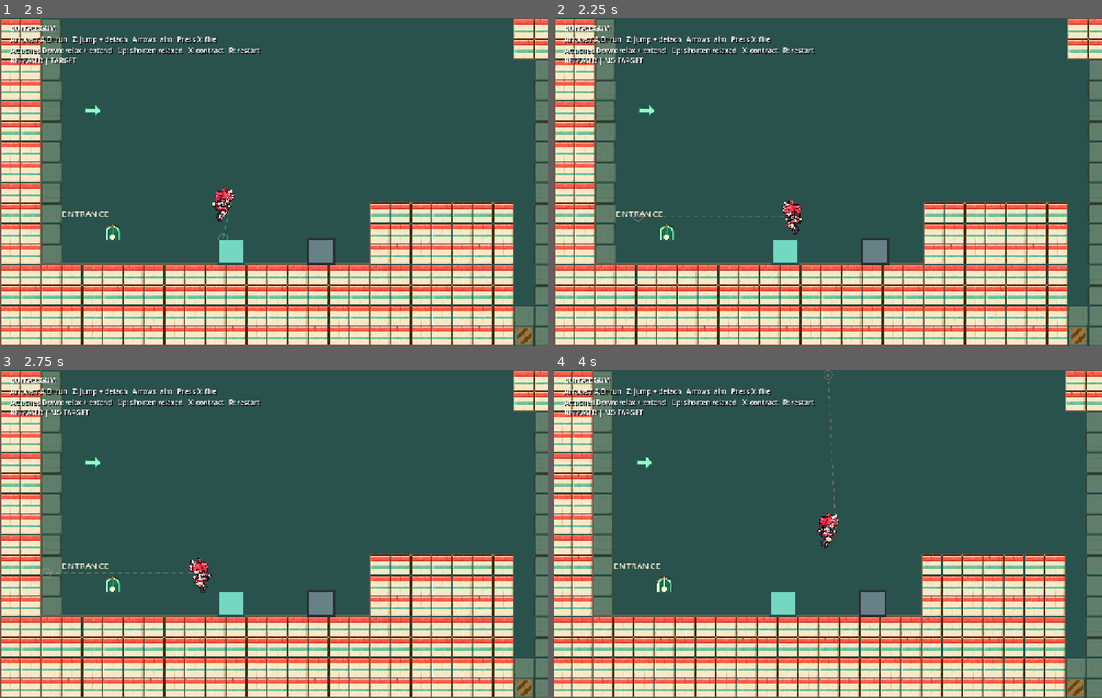
Above: before the commit, frames 1-4 (two rows, left to right).
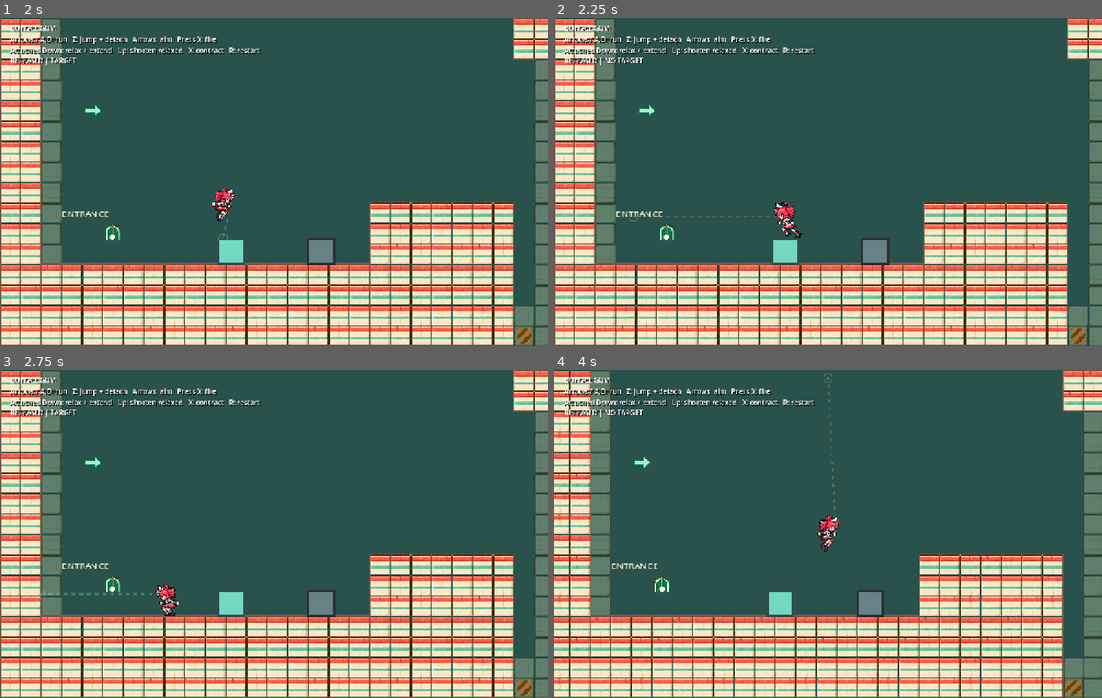
Above: after the commit, the same moments.

Repository: syun77/gd_bungee_gum
Game: Godot game, scene res://scenes/game.tscn
Two runs of this game, one before a commit and one after it. Both use one fixed random seed, a clock stepped at 60 frames per second and the inputs below.
Inputs (mouse positions are in pixels of both pictures, inside the frame that each line leads up to):
- Up to frame 1 (2 s): tap X (gum_action) at 0.5, 1.25 s; move the mouse to (394, 165) at 0.52 s; hold Z (jump) 0.53-1.28 s; hold D (move_right) from 0.53 s (still down); click (394, 165) at 0.67 s; move the mouse to (164, 198) at 1.27 s; tap Down (aim_down) at 1.35 s; tap Z (jump) at 1.52, 1.55, 1.82 s
- Up to frame 2 (2.25 s): tap X (gum_action) at 2 s; move the mouse to (882, 109) at 2.02 s; release D (move_right) at 2.03 s; hold A (move_left) from 2.03 s (still down); hold Z (jump) from 2.03 s (still down); tap Left (aim_left) at 2.1 s
- Up to frame 3 (2.75 s): keep holding A (move_left); keep holding Z (jump)
- Up to frame 4 (4 s): tap X (gum_action) at 2.75, 3.5 s; move the mouse to (800, 599) at 2.77 s; release A (move_left) at 2.78 s; release Z (jump) at 2.78 s; hold D (move_right) from 2.78 s (still down); tap Right (aim_right) at 2.85 s; click (800, 599) at 2.92 s; tap Z (jump) at 3.02, 3.05, 3.32, 3.77, 3.8 s; move the mouse to (992, 583) at 3.52 s; hold Up (aim_up) from 3.53 s (still down)

Frame 1 is identical in both runs. In frame 2, 0.4% of the frame differs, in the area x 13-46%, y 55-68%; in frame 3, 0.8%; in frame 4, 11%, in the area x 0-100%, y 0-100%.

Commit message:
ブロック不具合を修正

Diff:
--- a/gd-bungee-gum/scripts/game_settings.gd
+++ b/gd-bungee-gum/scripts/game_settings.gd
@@ -16,11 +16,11 @@
 @export_range(0.01, 1000.0) var player_mass := 1.0
 
 @export_group("Player Contact")
-## Contact skin around the unchanged player capsule (px).
+## Repulsion skin around the unchanged player capsule; floor support uses real collisions (px).
 @export_range(0.0, 2.0) var contact_clearance := 0.75
-## Fraction of closing speed returned on impacts faster than 30 px/s.
+## Fraction of closing speed returned on non-support impacts faster than 30 px/s.
 @export_range(0.0, 1.0) var contact_restitution := 0.1
-## Fraction of rigid penetration corrected per physics tick.
+## Fraction of non-support rigid penetration corrected per physics tick.
 @export_range(0.0, 1.0) var contact_penetration_response := 0.8
 ## Maximum penetration-driven separation speed (px/s).
 @export_range(0.0, 1000.0) var contact_separation_speed := 120.0
--- a/gd-bungee-gum/scripts/player.gd
+++ b/gd-bungee-gum/scripts/player.gd
@@ -19,7 +19,6 @@
 var gum: Node2D
 var contact_diagnostic_next_tick := 0
 var compression_diagnostic_next_tick := 0
-var rigid_contact_normals: Array[Vector2] = []
 var rigid_contact_probe := CapsuleShape2D.new()
 var pinning_diagnostic_active := false
 var pinning_diagnostic_next_tick := 0
@@ -117,7 +116,7 @@
 		coyote_gravity_velocity = Vector2.ZERO
 	# 外部速度は空中で保持し、接地後に床面方向の摩擦で減速する。
 	velocity = control_velocity + external_velocity
-	_repel_rigid_contacts(delta, velocity)
+	var pending_impulses := _solve_rigid_contacts(delta, velocity)
 	velocity = control_velocity + external_velocity
 	var incoming_velocity := velocity
 	var before_position := global_position
@@ -125,17 +124,17 @@
 	var before_external := external_velocity
 	move_and_slide()
 	var slide_velocity := velocity
-	var collision_normals: Array[Vector2] = rigid_contact_normals.duplicate()
-	for index in get_slide_collision_count():
-		collision_normals.append(get_slide_collision(index).get_normal())
+	var collision_contacts: Array[Dictionary] = pending_impulses.duplicate()
+	collision_contacts.append_array(_slide_contacts())
 	if _recover_rigid_compression(delta, incoming_velocity):
-		for index in get_slide_collision_count():
-			collision_normals.append(get_slide_collision(index).get_normal())
+		collision_contacts.append_array(_slide_contacts())
 		if is_on_floor():
-			collision_normals.append(get_floor_normal())
+			collision_contacts.append({"normal": get_floor_normal()})
 	# 衝突面へ向かう成分を両速度から除去する。床の法線に微小な横成分がある場合、
 	# slide() により外部横速度にも微小値が生じる（実測で約0.02 px/s）。
-	for normal in collision_normals:
+	for contact in collision_contacts:
+		var normal: Vector2 = contact.normal
+		var external_before_contact := external_velocity
 		# Gravity already resolved by terrain must not remain available as compensation.
 		if coyote_gravity_velocity.dot(normal) < 0.0:
 			coyote_gravity_velocity = coyote_gravity_velocity.slide(normal)
@@ -147,7 +146,14 @@
 				removed_control_y = projected_control.y
 			# Input intent stays horizontal; collision momentum belongs to external_velocity.
 			control_velocity.x = projected_control.x
+		var body = contact.get("body")
+		if body is RigidBody2D and not body.freeze and _is_support_normal(normal):
+			var impulse := (external_before_contact - external_velocity) * settings.player_mass
+			if not impulse.is_zero_approx():
+				pending_impulses.append({"body": body, "point": contact.point, "normal": normal,
+					"impulse": impulse, "kind": "support"})
 	_apply_ground_friction(delta)
+	_apply_rigid_impulses(pending_impulses)
 	velocity = control_velocity + external_velocity
 	if not grounded and is_on_floor():
 		landing_time = 0.12
@@ -207,7 +213,7 @@
 		sprite.pause()
 		sprite.frame = 6
 	else:
-		sprite.play("run" if absf(velocity.x) > 12.0 else "idle")
+		sprite.play("run" if direction != 0.0 or absf(velocity.x) > 12.0 else "idle")
 
 func _log_landing_state(was_grounded: bool, incoming_velocity: Vector2, removed_control_y: float) -> void:
 	if not settings.landing_diagnostics:
@@ -299,6 +305,7 @@
 		"slide_velocity": slide_velocity, "control_after": control_velocity, "external_after": external_velocity,
 		"floor": is_on_floor(), "wall": is_on_wall(), "ceiling": is_on_ceiling(),
 		"kick_available": kick_available, "coyote": coyote_remaining,
+		"platform_velocity": get_platform_velocity(), "platform_floor_layers": platform_floor_layers,
 		"safe_margin": safe_margin, "max_slides": max_slides, "contacts": contacts, "gum": gum_snapshot}
 	snapshot.merge(input_state)
 	var event := ""
@@ -393,49 +400,72 @@
 			contacts.append({"body": body, "depth": deepest, "normal": normal, "point": point})
 	return contacts
 
-func _repel_rigid_contacts(delta: float, incoming: Vector2) -> void:
-	rigid_contact_normals.clear()
-	var contacts := _rigid_contacts(_nearby_movable_rigids())
+func _is_support_normal(normal: Vector2) -> bool:
+	return normal.dot(up_direction) >= cos(floor_max_angle)
+
+func _slide_contacts() -> Array[Dictionary]:
+	var contacts: Array[Dictionary] = []
+	for index in get_slide_collision_count():
+		var collision := get_slide_collision(index)
+		contacts.append({"normal": collision.get_normal(), "body": collision.get_collider(),
+			"point": collision.get_position()})
+	return contacts
+
+func _solve_rigid_contacts(delta: float, incoming: Vector2) -> Array[Dictionary]:
+	var contacts: Array[Dictionary] = []
+	for contact in _rigid_contacts(_nearby_movable_rigids()):
+		# Supporting surfaces are resolved by move_and_slide, without a separation target.
+		if not _is_support_normal(contact.normal):
+			contacts.append(contact)
 	var original_external := external_velocity
 	for contact in contacts:
 		var body: RigidBody2D = contact.body
 		var normal: Vector2 = contact.normal
-		var point: Vector2 = contact.point
 		var physics := PhysicsServer2D.body_get_direct_state(body.get_rid())
-		var radius := point - (physics.transform.origin + physics.center_of_mass)
+		var radius: Vector2 = contact.point - (physics.transform.origin + physics.center_of_mass)
 		var point_velocity := physics.linear_velocity + Vector2(-radius.y, radius.x) * physics.angular_velocity
 		var closing_speed := (point_velocity - incoming).dot(normal)
 		var restitution: float = settings.contact_restitution if closing_speed > 30.0 else 0.0
 		var bias := minf(settings.contact_separation_speed, maxf(contact.depth - 0.05, 0.0) * settings.contact_penetration_response / delta)
 		contact.merge({"radius": radius, "inverse_mass": 1.0 / settings.player_mass + physics.inverse_mass + radius.cross(normal) ** 2 * physics.inverse_inertia,
+			"body_inverse_mass": physics.inverse_mass, "body_inverse_inertia": physics.inverse_inertia,
+			"linear_velocity": physics.linear_velocity, "angular_velocity": physics.angular_velocity,
 			"target_speed": bias + restitution * maxf(closing_speed, 0.0), "accumulated": 0.0,
-			"closing_speed": closing_speed, "body_velocity_before": physics.linear_velocity})
-		rigid_contact_normals.append(normal)
-	# Solve coupled contacts; one side's reaction changes the next side's closing speed.
+			"closing_speed": closing_speed})
+	# Virtual body velocities keep same-tick reactions out of automatic platform carry.
 	for iteration in 8:
 		for contact in contacts:
-			var body: RigidBody2D = contact.body
-			var physics := PhysicsServer2D.body_get_direct_state(body.get_rid())
 			var radius: Vector2 = contact.radius
-			var point_velocity := physics.linear_velocity + Vector2(-radius.y, radius.x) * physics.angular_velocity
+			var point_velocity: Vector2 = contact.linear_velocity + Vector2(-radius.y, radius.x) * contact.angular_velocity
 			var player_velocity := incoming + external_velocity - original_external
 			var closing_speed: float = (point_velocity - player_velocity).dot(contact.normal)
 			var accumulated := maxf(contact.accumulated + (closing_speed + contact.target_speed) / contact.inverse_mass, 0.0)
 			var impulse: Vector2 = -contact.normal * (accumulated - contact.accumulated)
 			contact.accumulated = accumulated
-			if not impulse.is_zero_approx():
-				body.sleeping = false
-				body.apply_impulse(impulse, contact.point - body.global_position)
-				external_velocity -= impulse / settings.player_mass
+			contact.linear_velocity += impulse * contact.body_inverse_mass
+			contact.angular_velocity += radius.cross(impulse) * contact.body_inverse_inertia
+			external_velocity -= impulse / settings.player_mass
+	for contact in contacts:
+		contact["impulse"] = -contact.normal * contact.accumulated
+		contact["kind"] = "repel"
+	return contacts
+
+func _apply_rigid_impulses(contacts: Array[Dictionary]) -> void:
+	var diagnostics: Array[Dictionary] = []
+	for contact in contacts:
+		var body: RigidBody2D = contact.body
+		var before: Vector2 = PhysicsServer2D.body_get_state(body.get_rid(), PhysicsServer2D.BODY_STATE_LINEAR_VELOCITY)
+		if not contact.impulse.is_zero_approx():
+			body.sleeping = false
+			body.apply_impulse(contact.impulse, contact.point - body.global_position)
+		if settings.pinning_diagnostics:
+			diagnostics.append({"body": str(body.get_path()), "kind": contact.kind, "point": contact.point,
+				"normal": contact.normal, "depth": contact.get("depth", 0.0),
+				"closing_speed": contact.get("closing_speed", 0.0), "target_speed": contact.get("target_speed", 0.0),
+				"impulse": contact.impulse, "body_velocity_before": before,
+				"body_velocity_after": PhysicsServer2D.body_get_state(body.get_rid(), PhysicsServer2D.BODY_STATE_LINEAR_VELOCITY)})
 	var tick := Engine.get_physics_frames()
-	if settings.pinning_diagnostics and not contacts.is_empty() and tick >= contact_diagnostic_next_tick:
-		var diagnostics: Array[Dictionary] = []
-		for contact in contacts:
-			var body: RigidBody2D = contact.body
-			diagnostics.append({"body": str(body.get_path()), "point": contact.point, "normal": contact.normal,
-				"depth": contact.depth, "closing_speed": contact.closing_speed, "target_speed": contact.target_speed,
-				"impulse": -contact.normal * contact.accumulated, "body_velocity_before": contact.body_velocity_before,
-				"body_velocity_after": PhysicsServer2D.body_get_state(body.get_rid(), PhysicsServer2D.BODY_STATE_LINEAR_VELOCITY)})
+	if not diagnostics.is_empty() and tick >= contact_diagnostic_next_tick:
 		print("[PinningDiagnostic] CONTACT_IMPULSE tick=", tick, " contacts=", diagnostics)
 		contact_diagnostic_next_tick = tick + 30
 
@@ -445,15 +475,17 @@
 		return false
 	var collider: CollisionShape2D = $CollisionShape2D
 	var saved_mask := collision_mask
-	collision_mask = saved_mask & ~4
 	var parameters := PhysicsTestMotionParameters2D.new()
 	parameters.margin = safe_margin
+	var excluded: Array[RID] = []
+	for body in bodies:
+		excluded.append(body.get_rid())
+	parameters.exclude_bodies = excluded
 	parameters.recovery_as_collision = true
 	var result := PhysicsTestMotionResult2D.new()
 	parameters.from = global_transform
 	PhysicsServer2D.body_test_motion(get_rid(), parameters, result)
 	if result.get_travel().length() < 0.01:
-		collision_mask = saved_mask
 		return false
 	var start := global_position
 	parameters.margin += COMPRESSION_CLEARANCE
@@ -475,6 +507,7 @@
 			body.sleeping = false
 			body.apply_central_impulse(impulse)
 			external_velocity -= impulse / settings.player_mass
+		collision_mask = saved_mask & ~4
 		velocity = Vector2(0.0, 0.01 if incoming.y >= 0.0 else -0.01)
 		move_and_slide()
 		var tick := Engine.get_physics_frames()
--- a/gd-bungee-gum/tools/verify_compression.gd
+++ b/gd-bungee-gum/tools/verify_compression.gd
@@ -19,6 +19,12 @@
 	world.add_child(body)
 	return body
 func verify() -> void:
+	if "--support-only" in OS.get_cmdline_user_args():
+		await verify_block_support()
+		await verify_moving_support(Vector2(50, 0))
+		await verify_moving_support(Vector2(-50, -20))
+		quit(1 if failures else 0)
+		return
 	if "--two-block-only" in OS.get_cmdline_user_args():
 		await verify_two_blocks()
 		await verify_two_blocks(true)
@@ -30,6 +36,9 @@
 	await verify_two_blocks()
 	await verify_two_blocks(true)
 	await verify_contact_impact()
+	await verify_block_support()
+	await verify_moving_support(Vector2(50, 0))
+	await verify_moving_support(Vector2(-50, -20))
 	if failures == 0:
 		print("PASS: mirrored dynamic pressure, rotating gum pull, existing overlap, mass, floor/gravity and kick escape")
 	quit(1 if failures else 0)
@@ -127,8 +136,9 @@
 	right.freeze = false
 	left.sleeping = true
 	right.sleeping = true
-	player._repel_rigid_contacts(1.0 / 60.0, Vector2.ZERO)
-	check(player.rigid_contact_normals.size() == 2, "Sleeping dynamic pair must produce independent contact constraints")
+	var pending: Array[Dictionary] = player._solve_rigid_contacts(1.0 / 60.0, Vector2.ZERO)
+	player._apply_rigid_impulses(pending)
+	check(pending.size() == 2, "Sleeping dynamic pair must produce independent contact constraints")
 	var left_velocity: Vector2 = PhysicsServer2D.body_get_state(left.get_rid(), PhysicsServer2D.BODY_STATE_LINEAR_VELOCITY)
 	var right_velocity: Vector2 = PhysicsServer2D.body_get_state(right.get_rid(), PhysicsServer2D.BODY_STATE_LINEAR_VELOCITY)
 	check(left_velocity.x < 0.0 and right_velocity.x > 0.0, "Both sleeping blocks must receive outward impulses")
@@ -186,14 +196,93 @@
 	box.rotation = 0.0
 	PhysicsServer2D.body_set_state(box.get_rid(), PhysicsServer2D.BODY_STATE_ANGULAR_VELOCITY, 0.0)
 	PhysicsServer2D.body_set_state(box.get_rid(), PhysicsServer2D.BODY_STATE_LINEAR_VELOCITY, Vector2(-120, 0))
-	player._repel_rigid_contacts(1.0 / 60.0, Vector2.ZERO)
+	var pending: Array[Dictionary] = player._solve_rigid_contacts(1.0 / 60.0, Vector2.ZERO)
+	var unchanged: Vector2 = PhysicsServer2D.body_get_state(box.get_rid(), PhysicsServer2D.BODY_STATE_LINEAR_VELOCITY)
+	check(unchanged.is_equal_approx(Vector2(-120, 0)), "Solving must not inject velocities into same-tick platform carry")
+	player._apply_rigid_impulses(pending)
 	var after: Vector2 = PhysicsServer2D.body_get_state(box.get_rid(), PhysicsServer2D.BODY_STATE_LINEAR_VELOCITY)
 	check(absf(PhysicsServer2D.body_get_state(box.get_rid(), PhysicsServer2D.BODY_STATE_ANGULAR_VELOCITY)) > 0.001, "Off-center collision impulse must produce rigid angular response")
 	check(after.x > -120.0 and player.external_velocity.x < 0.0, "A single incoming block must receive an immediate collision impulse")
 	check(absf(box.mass * after.x + player.settings.player_mass * player.external_velocity.x + box.mass * 120.0) < 0.01, "Single contact preserves total linear momentum")
 	PhysicsServer2D.body_set_state(box.get_rid(), PhysicsServer2D.BODY_STATE_LINEAR_VELOCITY, Vector2(500, 0))
 	player.external_velocity = Vector2.ZERO
-	player._repel_rigid_contacts(1.0 / 60.0, Vector2.ZERO)
+	player._apply_rigid_impulses(player._solve_rigid_contacts(1.0 / 60.0, Vector2.ZERO))
 	after = PhysicsServer2D.body_get_state(box.get_rid(), PhysicsServer2D.BODY_STATE_LINEAR_VELOCITY)
 	check(after.is_equal_approx(Vector2(500, 0)), "Already separating block must not receive another repulsion impulse")
 	world.free()
+
+func verify_block_support() -> void:
+	for x in [360.0, 343.2408, 376.7592]:
+		var world := Node2D.new()
+		root.add_child(world)
+		rectangle(world, Vector2(360, 660), Vector2(600, 40))
+		var box = load("res://scenes/props/gum_box.tscn").instantiate()
+		box.position = Vector2(360, 620)
+		box.mass = 1.0
+		world.add_child(box)
+		for tick in 15:
+			await physics_frame
+			await process_frame
+		var player = load("res://scenes/characters/player.tscn").instantiate()
+		player.settings = load("res://resources/game_settings.tres").duplicate()
+		player.settings.pinning_diagnostics = false
+		player.settings.jump_diagnostics = false
+		player.settings.landing_diagnostics = false
+		player.position = Vector2(x, 520)
+		world.add_child(player)
+		var supported := 0
+		for tick in 150:
+			await physics_frame
+			player.simulate(1.0 / 60.0)
+			if tick >= 90:
+				supported += int(player.is_on_floor() and player.position.y < box.position.y)
+			await process_frame
+		print("support x=", x, " grounded=", supported, "/60 drift=", player.position.x - x)
+		check(supported == 60, "Centered/edge block landing must retain continuous support")
+		check(absf(player.position.x - x) < 0.5, "A grounded stationary block must not carry rider sideways from contact impulses")
+		check(absf(box.position.y - 20.0 - player.position.y) < 0.1, "Support must not hover at the contact skin")
+		check(player.sprite.animation == &"idle", "Stationary block support must settle to idle")
+		var before: float = player.position.y
+		await physics_frame
+		player.simulate(1.0 / 60.0, true)
+		await process_frame
+		for tick in 10:
+			await physics_frame
+			player.simulate(1.0 / 60.0)
+			await process_frame
+		check(player.position.y < before - 20.0, "Floor kick must leave block support")
+		world.free()
+
+func verify_moving_support(motion: Vector2) -> void:
+	var world := Node2D.new()
+	root.add_child(world)
+	var box := rectangle(world, Vector2(360, 620), Vector2(160, 40), true) as RigidBody2D
+	box.mass = 50.0
+	box.gravity_scale = 0.0
+	box.linear_damp = 0.0
+	box.lock_rotation = true
+	box.linear_velocity = motion
+	var player = load("res://scenes/characters/player.tscn").instantiate()
+	player.settings = load("res://resources/game_settings.tres").duplicate()
+	player.settings.pinning_diagnostics = false
+	player.settings.jump_diagnostics = false
+	player.settings.landing_diagnostics = false
+	player.position = Vector2(360, 560)
+	world.add_child(player)
+	var supported := 0
+	var relative_x := INF
+	var relative_drift := 0.0
+	for tick in 120:
+		await physics_frame
+		player.simulate(1.0 / 60.0)
+		if tick >= 60:
+			supported += int(player.is_on_floor())
+			var relative: float = player.position.x - box.position.x
+			if is_inf(relative_x):
+				relative_x = relative
+			relative_drift = maxf(relative_drift, absf(relative - relative_x))
+		await process_frame
+	print("moving support grounded=", supported, "/60 travel=", player.position.x - 360.0, " relative_drift=", relative_drift)
+	check(supported >= 58, "Real moving rigid platform must retain rider support")
+	check(signf(motion.x) * (player.position.x - 360.0) > 40.0 and relative_drift < 1.0, "Automatic platform carry must follow actual rigid motion")
+	world.free()
--- a/gd-bungee-gum/tools/verify_player.gd
+++ b/gd-bungee-gum/tools/verify_player.gd
@@ -302,7 +302,7 @@
 	var fixture := Node2D.new()
 	game.add_child(fixture)
 	for entry in [[Vector2(10000, 660), Vector2(200, 40), false],
-		[Vector2(9970, 600), Vector2(40, 120), false],
+		[Vector2(9969, 600), Vector2(40, 120), false],
 		[Vector2(10030, 620), Vector2(40, 40), true]]:
 		var body: PhysicsBody2D = RigidBody2D.new() if entry[2] else StaticBody2D.new()
 		body.position = entry[0]
@@ -330,6 +330,8 @@
 	var snapshot: Dictionary = player.pinning_diagnostic_history[-1]
 	assert(snapshot.move_axis == 1.0 and snapshot.incoming.x > 0.0, "Log must retain attempted motion before collision cleanup")
 	assert(absf(snapshot.displacement.x) < 0.1, "Fixture must reproduce blocked movement")
+	assert(player.is_on_floor(), "Blocked-animation fixture must remain grounded")
+	assert(player.sprite.animation == &"run", "Grounded movement input must keep run animation when a block prevents displacement")
 	var nearby: Array = player._pinning_nearby_bodies()
 	assert(nearby.size() >= 2, "Nearby query must expose wall and rigid block even if slide contacts omit wall")
 	game.settings.pinning_diagnostics = false
Not shown, changed: AGENTS.md
Not shown, changed: WORKLOG.md
Not shown, changed: specs/game-settings.md
Not shown, changed: specs/player-controller.md
